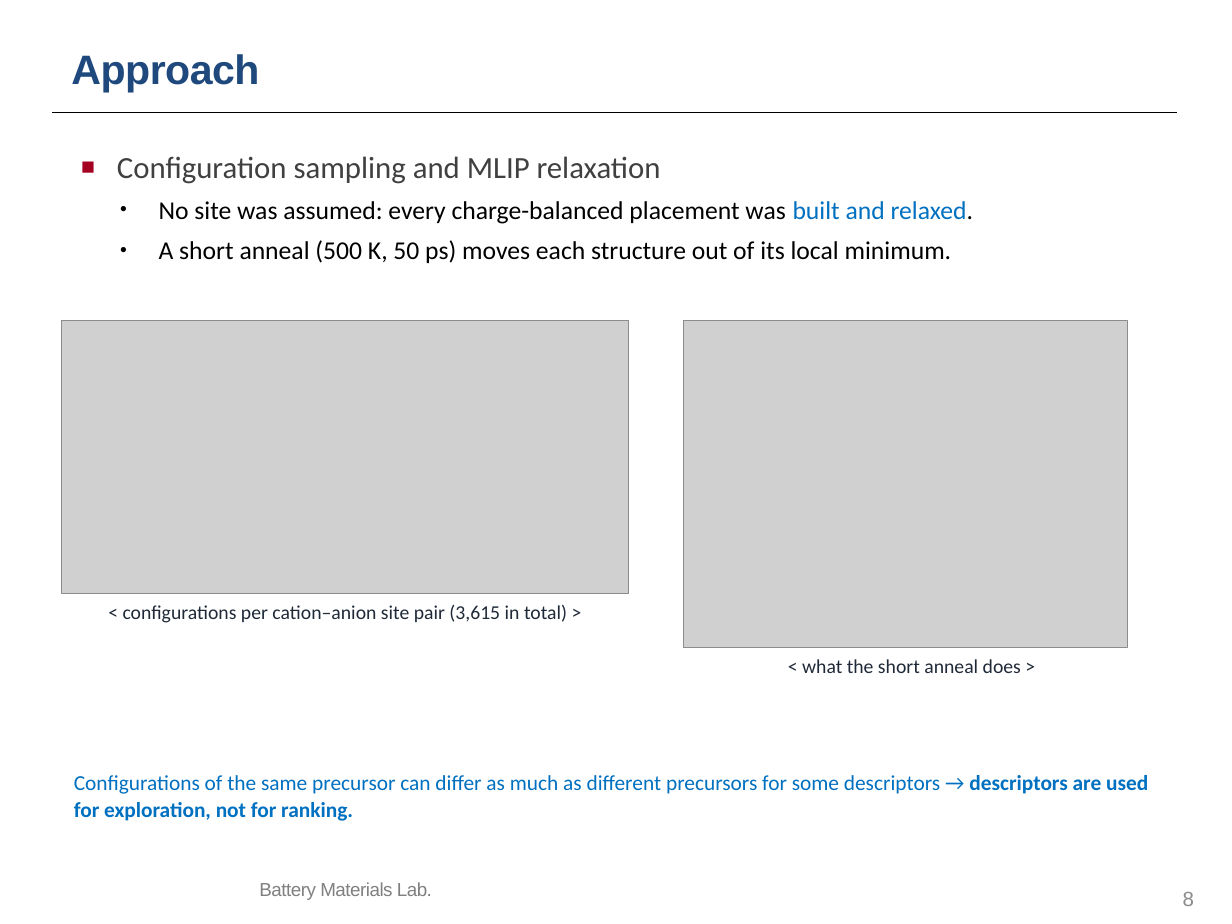
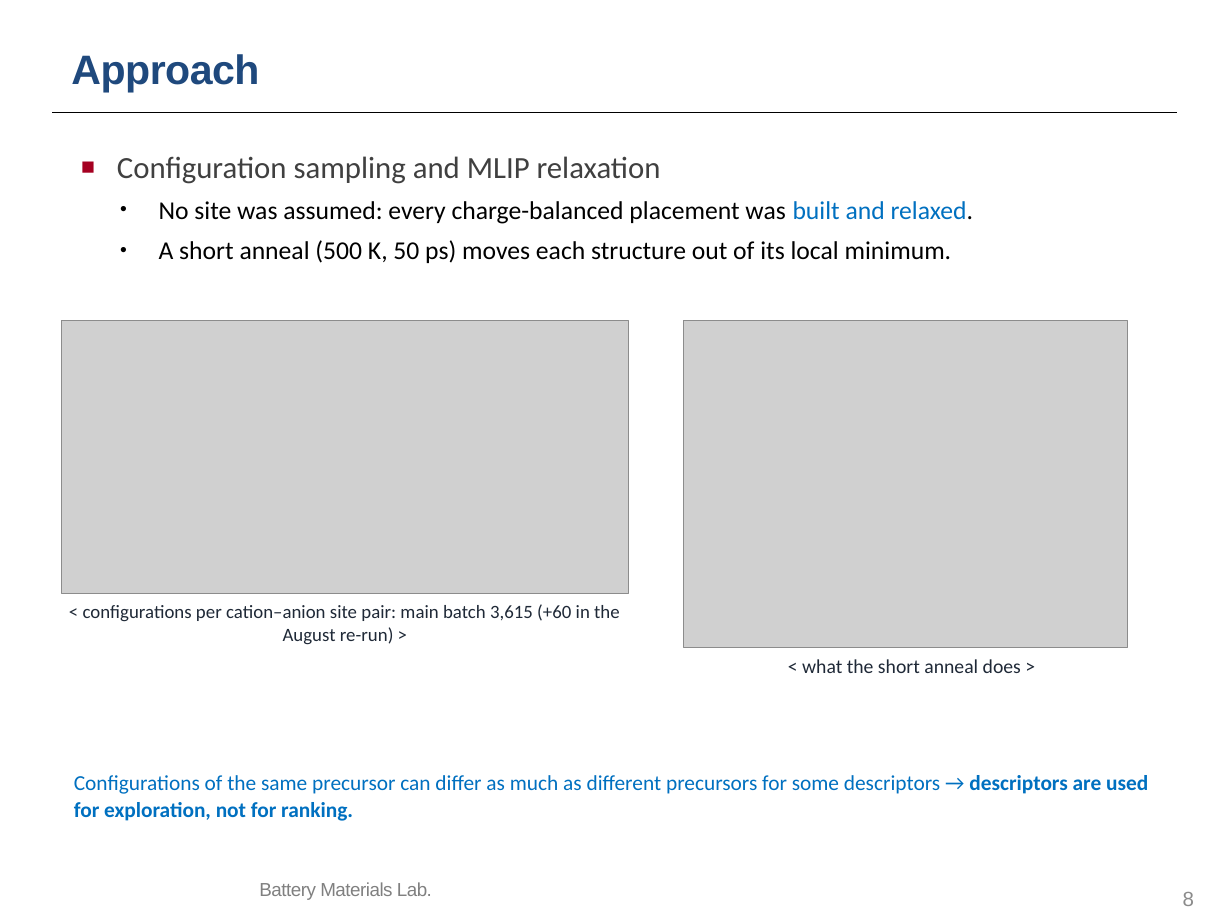
Before and after one commit to yonghoon7153-source/Yonghoon-DEM-DFT, a slide deck: slide 8 of kb/seminars/Research_Seminar_2026_10_13_cascade_progress.pptx. Drawn at 1232x924 pixels with LibreOffice and Linux fonts; fonts in the diff are those of the drawing; grey boxes stand for pictures; background and template pictures are left out. Boxes give left, top, right and bottom in pixels: in the first picture for what was removed or moved away, otherwise in the second. Text is boxed around its words. In the diff, an @@ line names an element or a change of style, - is before the commit and + after.

```diff
--- a/kb/seminars/Research_Seminar_2026_10_13_cascade_progress.pptx
+++ b/kb/seminars/Research_Seminar_2026_10_13_cascade_progress.pptx
@@ text at (83, 604, 620, 645): text changed; size 11.5 to 11 pt @@
-< configurations per cation–anion site pair (3,615 in total) >
+< configurations per cation–anion site pair: main batch 3,615 (+60 in the August re-run) >
```
Also in this commit, not shown: 9 other slides changed, 1 slide added, 17 other files.
